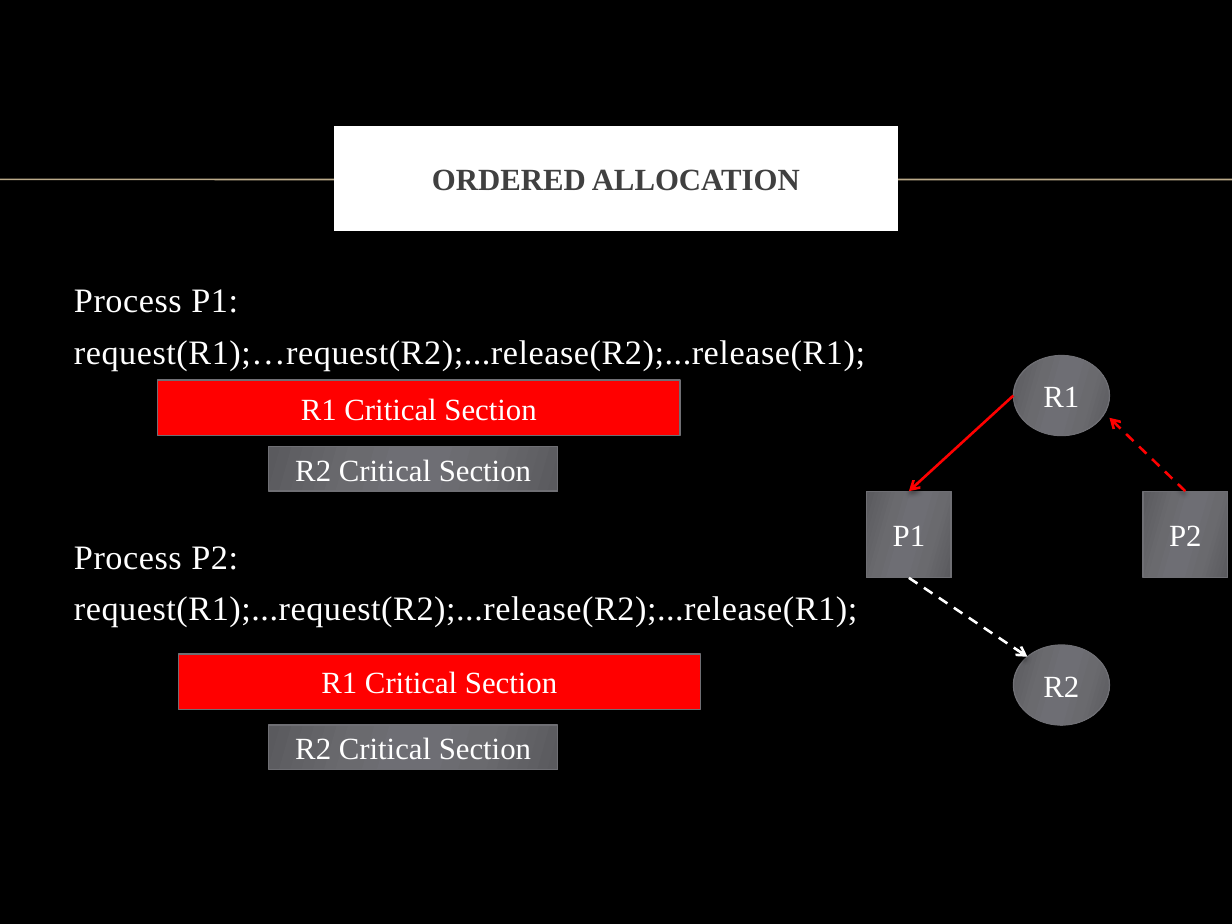
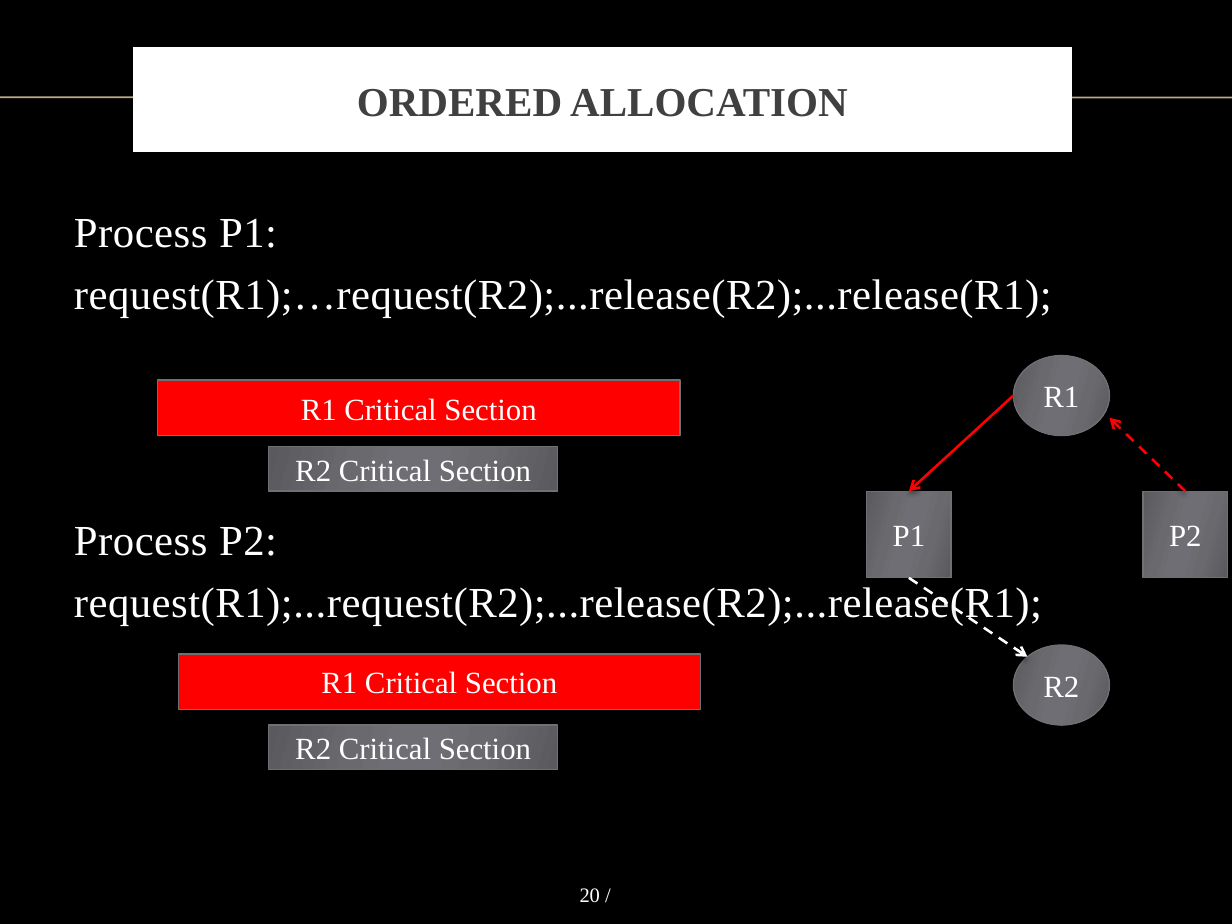
Before and after one commit to vong-srey/Paravantage, a slide deck: slide 20 of Presentation.pptx (slide 18 before the commit). Drawn at 1232x924 pixels with LibreOffice and Linux fonts; fonts in the diff are those of the drawing; background and template pictures are left out. Boxes give left, top, right and bottom in pixels: in the first picture for what was removed or moved away, otherwise in the second. Text is boxed around its words. In the diff, an @@ line names an element or a change of style, - is before the commit and + after.

```diff
--- a/Presentation.pptx
+++ b/Presentation.pptx
@@ title "ORDERED ALLOCATION" resized from (x1=339, y1=132, x2=893, y2=227) to (x1=138, y1=53, x2=1067, y2=148) @@
@@ title "ORDERED ALLOCATION" at (x1=138, y1=53, x2=1067, y2=148): size 18 to 24 pt @@
@@ line moved from (0, 180) - (1232, 180) to (0, 97) - (1232, 97) @@
@@ text "Process P1:" moved from (x1=74, y1=289, x2=865, y2=627) to (x1=74, y1=218, x2=1052, y2=625) @@
@@ text "Process P1:" at (x1=74, y1=218, x2=1052, y2=625): size 20 to 25 pt @@
@@ page number added at (x1=580, y1=888, x2=600, y2=903), 12 pt, text #FFFFFF @@
+20 /
```
Also in this commit, not shown: 14 other slides changed, 5 slides added, 4 slides removed.
